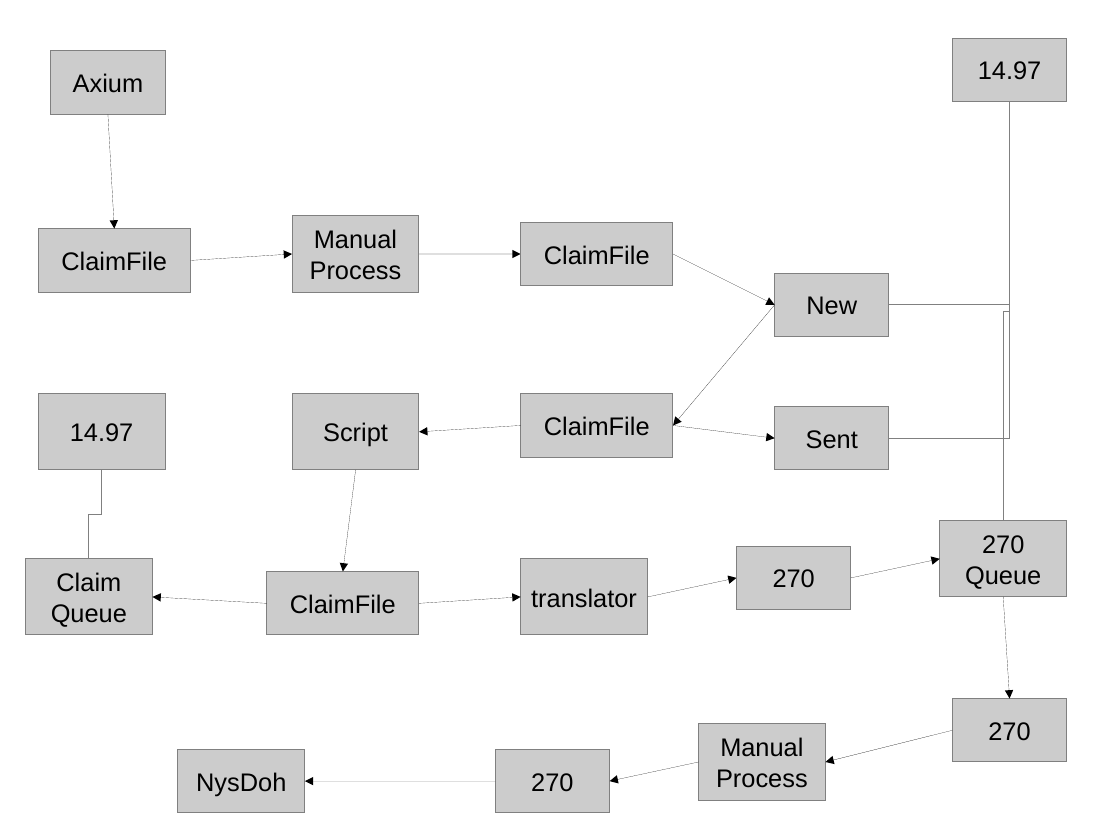
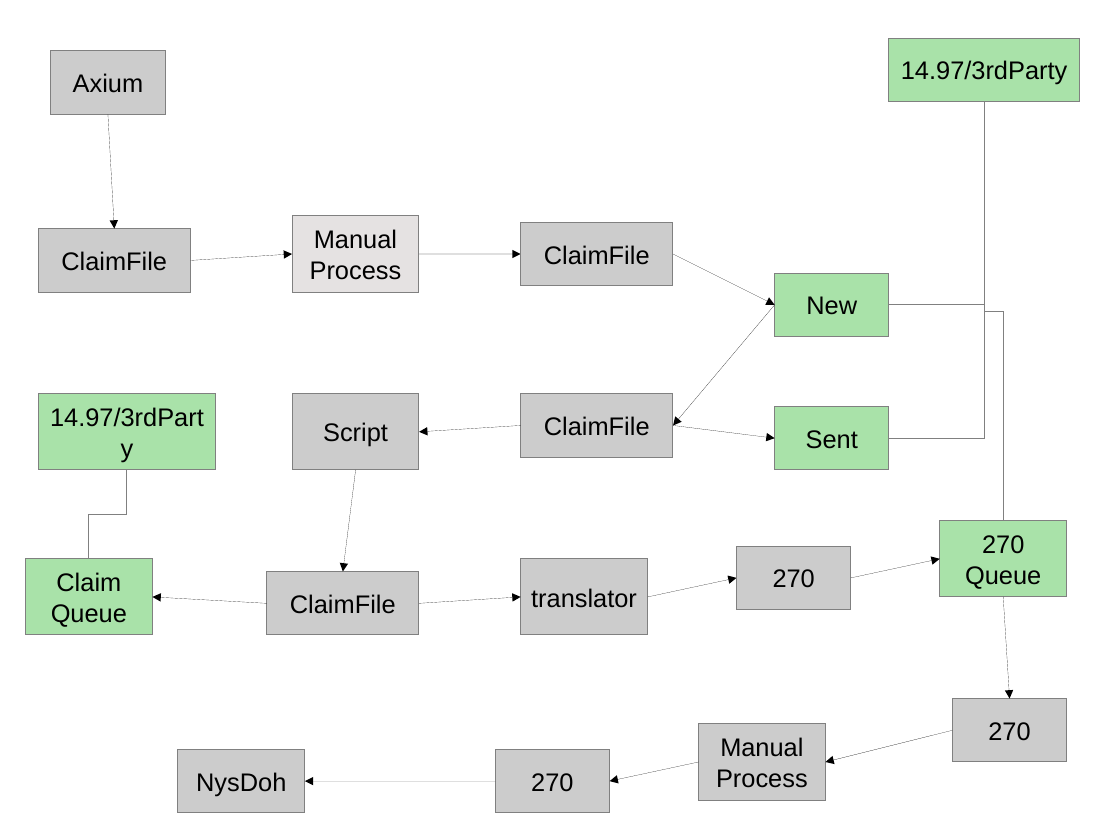
Before and after one commit to JamesLeB/Stout, a slide deck: slide 2 of Documents/BillingSystem.odp. Drawn at 1120x840 pixels with LibreOffice and Linux fonts; fonts in the diff are those of the drawing. Boxes give left, top, right and bottom in pixels: in the first picture for what was removed or moved away, otherwise in the second. Text is boxed around its words. In the diff, an @@ line names an element or a change of style, - is before the commit and + after.

Commit message:
update doc

```diff
--- a/Documents/BillingSystem.odp
+++ b/Documents/BillingSystem.odp
@@ fill #CCCCCC to #A9E2A9 in 6 elements at (774,273,888,337), (774,407,888,471), (25,559,152,635), (940,520,1067,597), (38,393,215,470), (889,38,1079,102) @@
@@ rectangle "14.97/3rdParty": place and size @@
-rectangle "14.97/3rdParty" at (953,38,1067,102)
+rectangle "14.97/3rdParty" at (889,38,1079,102)
@@ text in rectangle at (901,60,1067,85): text changed @@
-14.97
+14.97/3rdParty
@@ elbow line moved from (1010, 102) - (889, 438) to (985, 102) - (889, 438) @@
@@ elbow line moved from (1010, 102) - (889, 305) to (985, 102) - (889, 305) @@
@@ elbow line moved from (1010, 102) - (1003, 521) to (985, 102) - (1004, 520) @@
@@ rectangle "Manual" at (292,215,419,292): fill #CCCCCC to #E5E2E2 @@
@@ rectangle "14.97/3rdParty": place and size @@
-rectangle "14.97/3rdParty" at (38,393,165,470)
+rectangle "14.97/3rdParty" at (38,393,215,470)
@@ text in rectangle at (50,407,204,427): text changed @@
-14.97
+14.97/3rdParty
@@ elbow line moved from (102, 470) - (88, 559) to (127, 470) - (88, 559) @@
```
Also in this commit, not shown: 1 slide added.
